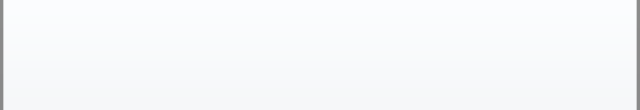
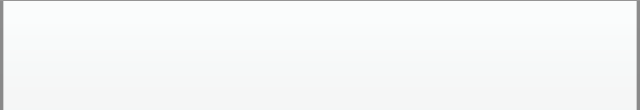
Layered file, before and after one edit (640x110). Changes by layer:
added layer "Shape 2" above "Layer 2" over [0, 0, 640, 1]
"Layer 1": opacity 36% → 86%, painted on it over [0, 0, 640, 110]
